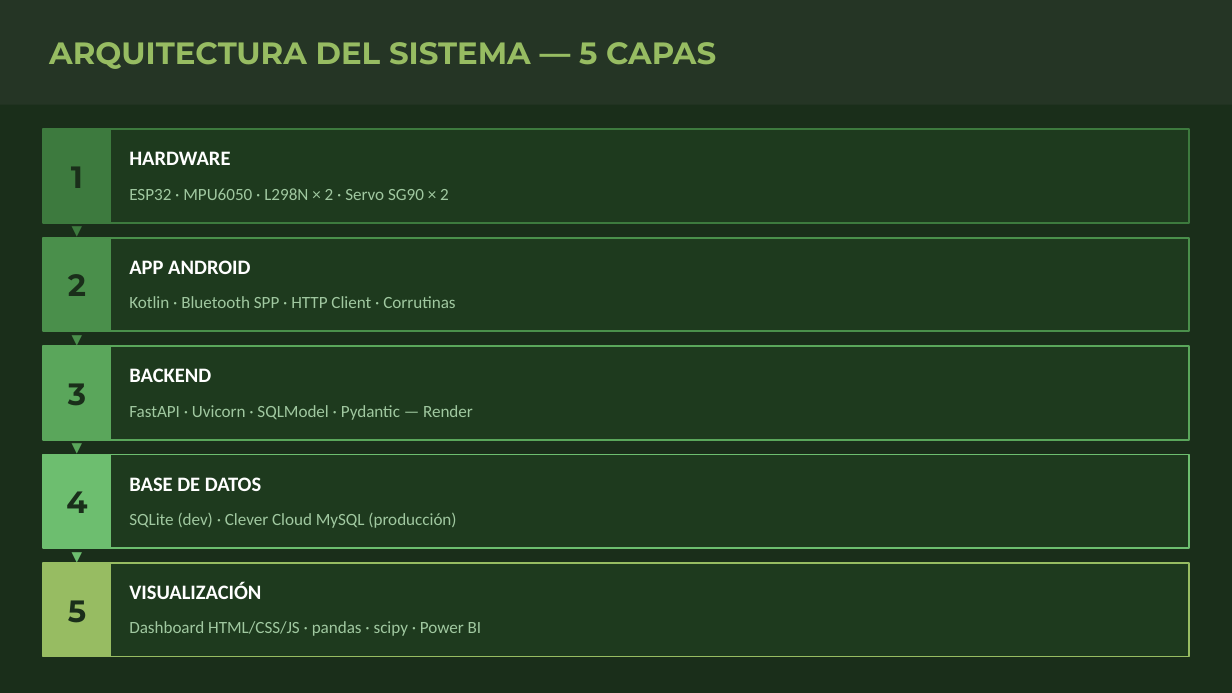
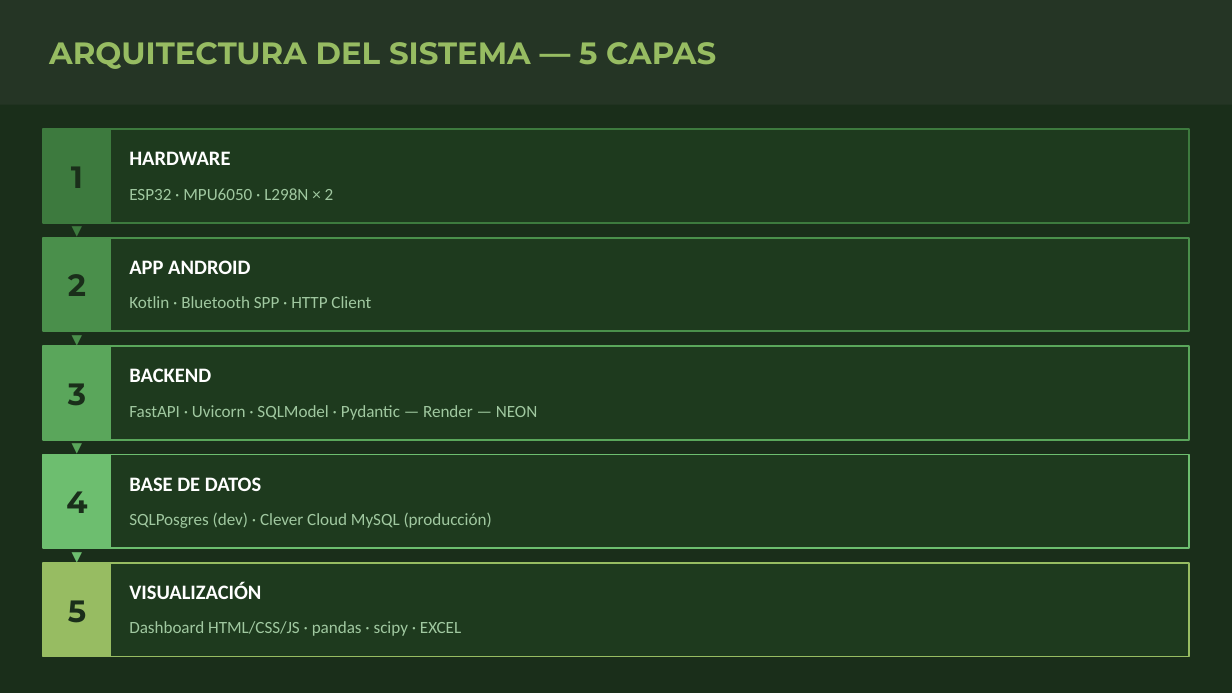
Before and after one commit to Jeff07K/DRON_AGRICOLA_API, a slide deck: slide 3 of documents/Dron_Agricola_PI.pptx. Drawn at 1232x693 pixels with LibreOffice and Linux fonts; fonts in the diff are those of the drawing. Boxes give left, top, right and bottom in pixels: in the first picture for what was removed or moved away, otherwise in the second. Text is boxed around its words. In the diff, an @@ line names an element or a change of style, - is before the commit and + after.

```diff
--- a/documents/Dron_Agricola_PI.pptx
+++ b/documents/Dron_Agricola_PI.pptx
@@ text at (x1=129, y1=188, x2=334, y2=200): text changed @@
-ESP32 · MPU6050 · L298N × 2 · Servo SG90 × 2
+ESP32 · MPU6050 · L298N × 2
@@ text at (x1=129, y1=296, x2=371, y2=308): text changed @@
-Kotlin · Bluetooth SPP · HTTP Client · Corrutinas
+Kotlin · Bluetooth SPP · HTTP Client
@@ text at (x1=129, y1=405, x2=537, y2=420): text changed @@
-FastAPI · Uvicorn · SQLModel · Pydantic — Render
+FastAPI · Uvicorn · SQLModel · Pydantic — Render — NEON
@@ text at (x1=129, y1=513, x2=492, y2=528): text changed @@
-SQLite (dev) · Clever Cloud MySQL (producción)
+SQLPosgres (dev) · Clever Cloud MySQL (producción)
@@ text at (x1=129, y1=621, x2=461, y2=636): text changed @@
-Dashboard HTML/CSS/JS · pandas · scipy · Power BI
+Dashboard HTML/CSS/JS · pandas · scipy · EXCEL
```
Also in this commit, not shown: 2 other slides changed, 2 other files.
